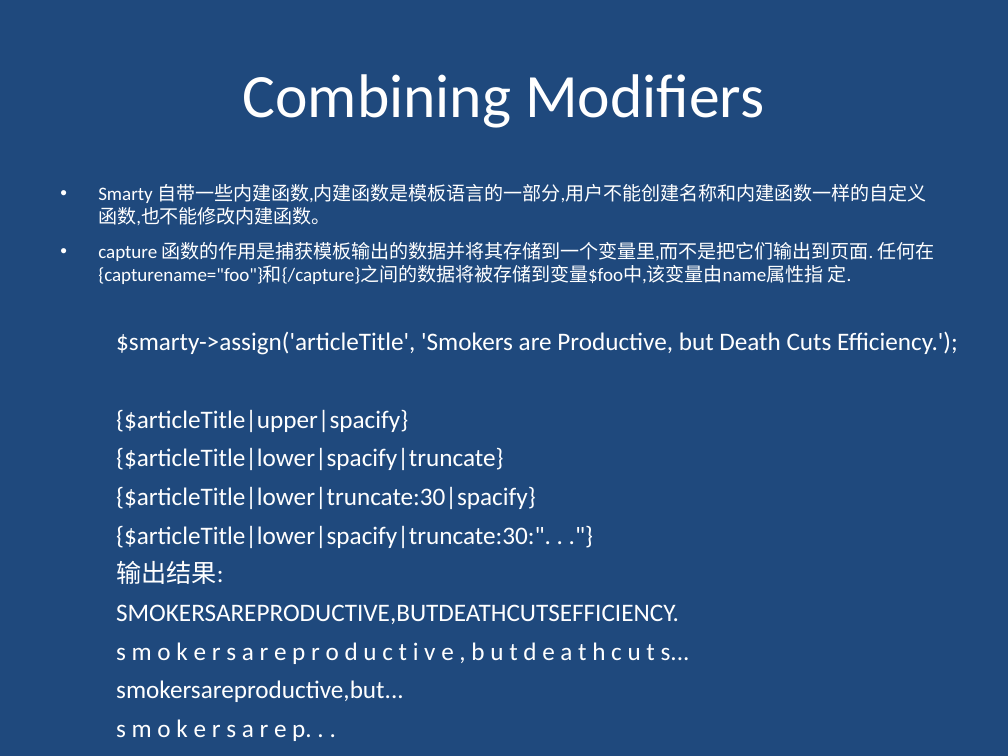
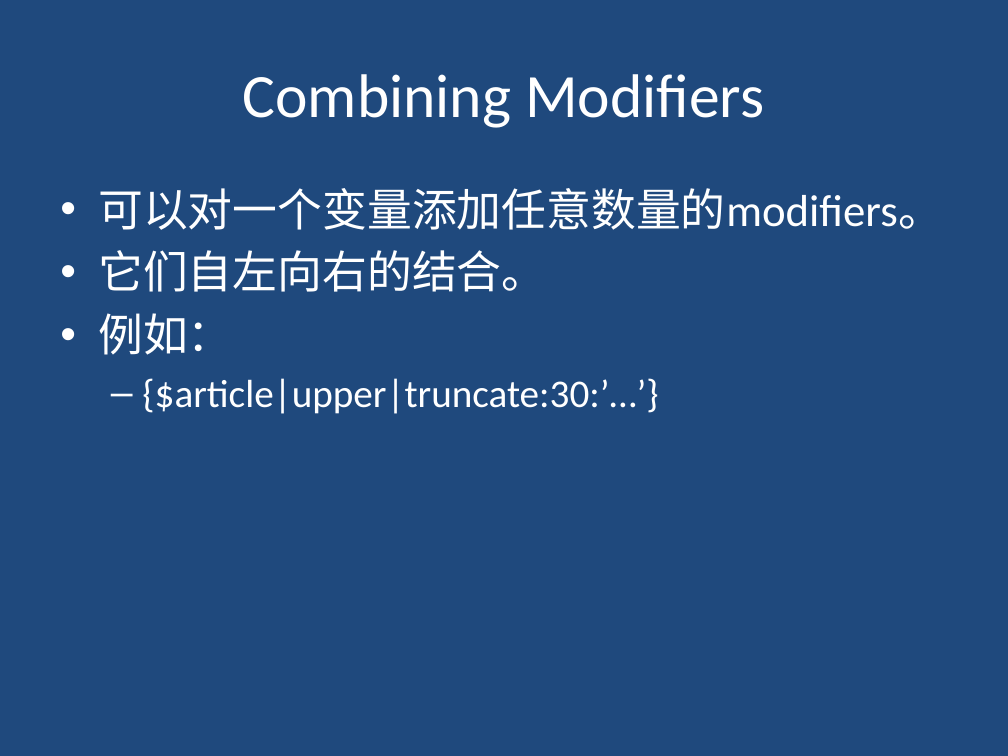
Before and after one commit to nkfeiyang/smarty_trainning, a slide deck: slide 16 of ppt/Smarty_2.pptx. Drawn at 1008x756 pixels with LibreOffice and Linux fonts; fonts in the diff are those of the drawing. Boxes give left, top, right and bottom in pixels: in the first picture for what was removed or moved away, otherwise in the second. Text is boxed around its words. In the diff, an @@ line names an element or a change of style, - is before the commit and + after.

```diff
--- a/ppt/Smarty_2.pptx
+++ b/ppt/Smarty_2.pptx
@@ text removed at (x1=98, y1=184, x2=935, y2=284) @@
-• Smarty 自带一些内建函数,内建函数是模板语言的一部分,用户不能创建名称和内建函数一样的自定义 函数,也不能修改内建函数。
-• capture 函数的作用是捕获模板输出的数据并将其存储到一个变量里,而不是把它们输出到页面. 任何在 {capturename="foo"}和{/capture}之间的数据将被存储到变量$foo中,该变量由name属性指 定.
@@ text added at (x1=98, y1=188, x2=943, y2=414), 32 pt, text #FFFFFF @@
+• 可以对一个变量添加任意数量的modifiers。
+• 它们自左向右的结合。
+• 例如：
+  – {$article|upper|truncate:30:’…’}
@@ text removed at (x1=116, y1=331, x2=958, y2=741) @@
-$smarty->assign('articleTitle', 'Smokers are Productive, but Death Cuts Efficiency.');
-{$articleTitle|upper|spacify}
-{$articleTitle|lower|spacify|truncate}
-{$articleTitle|lower|truncate:30|spacify}
-{$articleTitle|lower|spacify|truncate:30:". . ."}
-输出结果:
-SMOKERSAREPRODUCTIVE,BUTDEATHCUTSEFFICIENCY.
-s m o k e r s a r e p r o d u c t i v e , b u t d e a t h c u t s...
-smokersareproductive,but...
-s m o k e r s a r e p. . .
```
Also in this commit, not shown: 1 other slide changed, 2 slides added, 6 other files.
